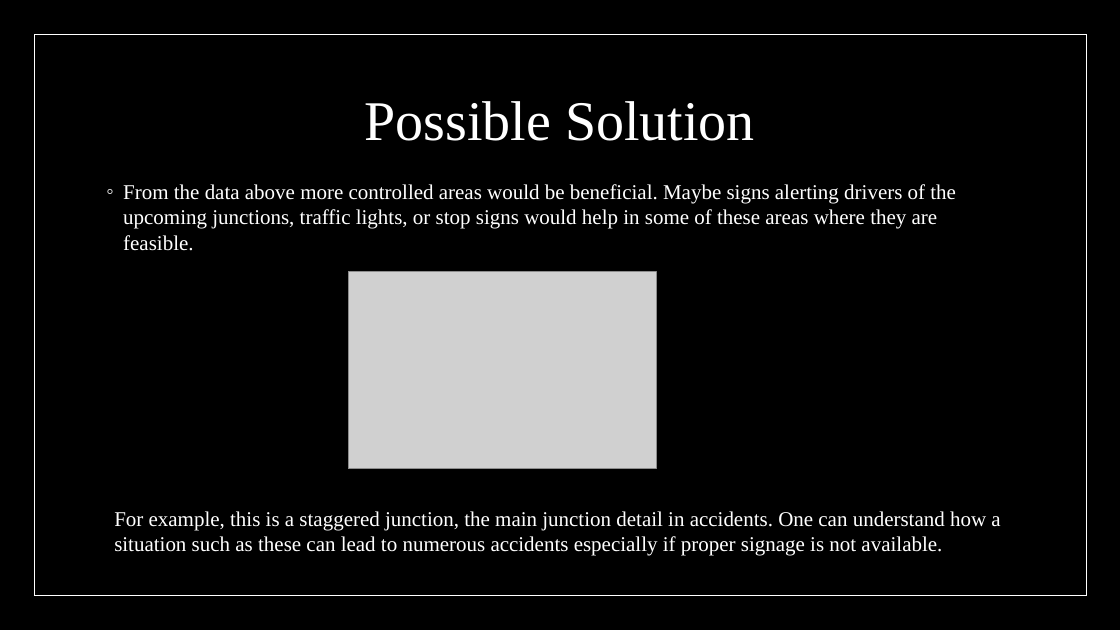
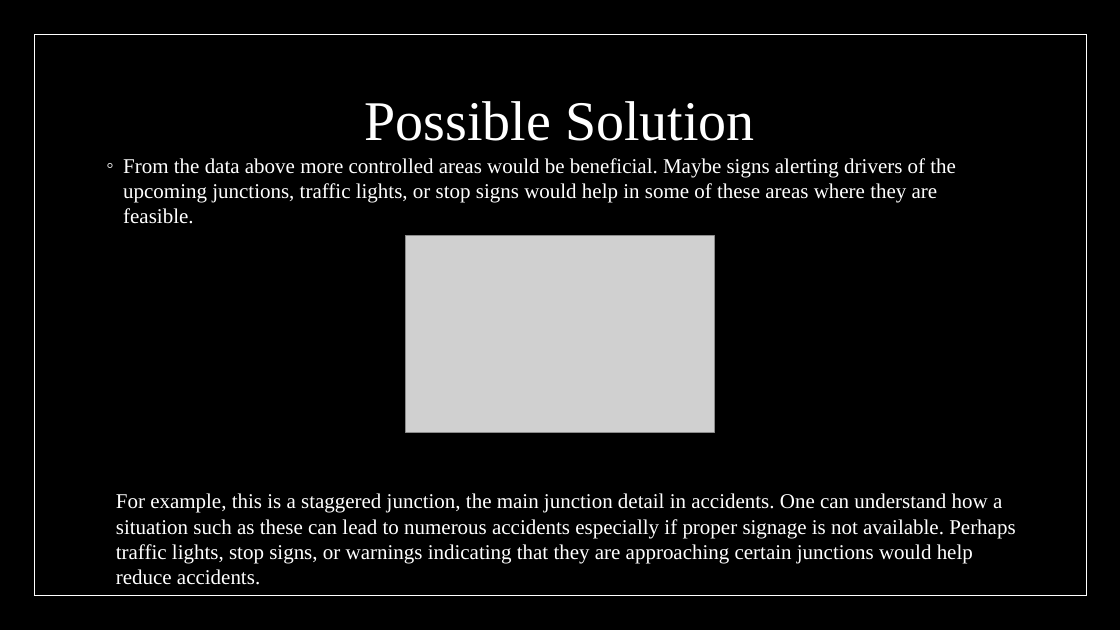
Before and after one commit to GenTaylor/Traffic-Accident-Analysis, a slide deck: slide 34 of Traffic Analysis and Severity Prediction.pptx. Drawn at 1120x630 pixels with LibreOffice and Linux fonts; fonts in the diff are those of the drawing; grey boxes stand for pictures. Boxes give left, top, right and bottom in pixels: in the first picture for what was removed or moved away, otherwise in the second. Text is boxed around its words. In the diff, an @@ line names an element or a change of style, - is before the commit and + after.

```diff
--- a/Traffic Analysis and Severity Prediction.pptx
+++ b/Traffic Analysis and Severity Prediction.pptx
@@ text "From the data above more ..." moved from (x1=123, y1=184, x2=956, y2=251) to (x1=123, y1=158, x2=956, y2=224) @@
@@ picture moved from (x1=349, y1=272, x2=657, y2=469) to (x1=406, y1=236, x2=714, y2=433) @@
@@ text at (x1=116, y1=493, x2=1015, y2=585): text changed @@
-For example, this is a staggered junction, the main junction detail in accidents. One can understand how a situation such as these can lead to numerous accidents especially if proper signage is not available.
+For example, this is a staggered junction, the main junction detail in accidents. One can understand how a situation such as these can lead to numerous accidents especially if proper signage is not available. Perhaps traffic lights, stop signs, or warnings indicating that they are approaching certain junctions would help reduce accidents.
```
Also in this commit, not shown: 2 other slides changed, 2 slides added, 1 other file.
